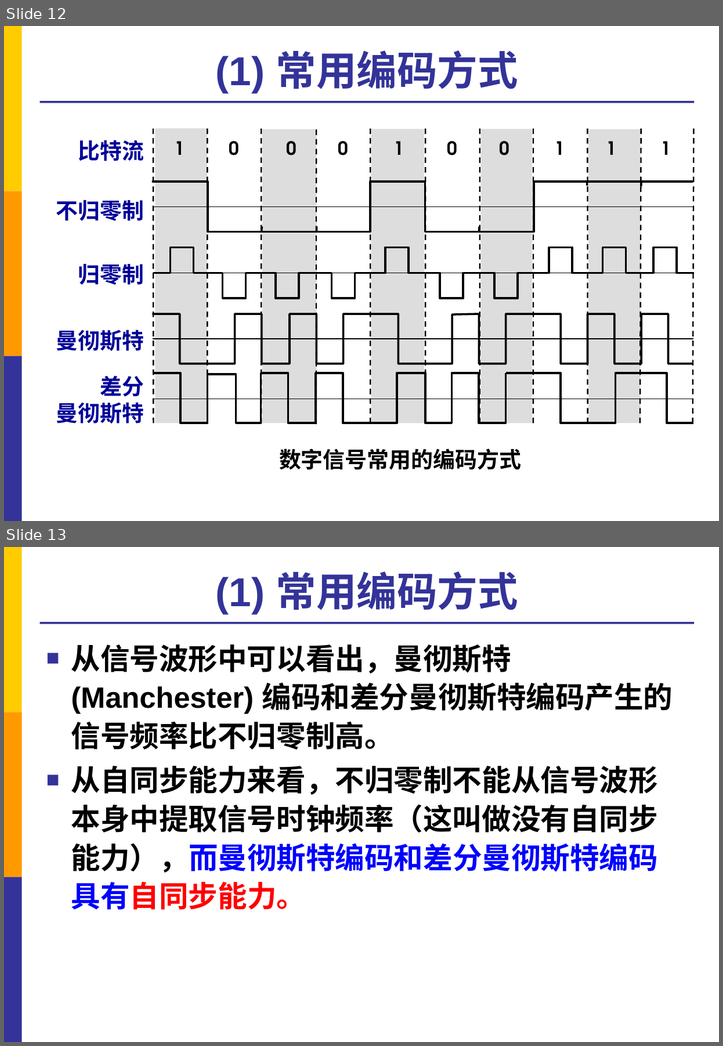
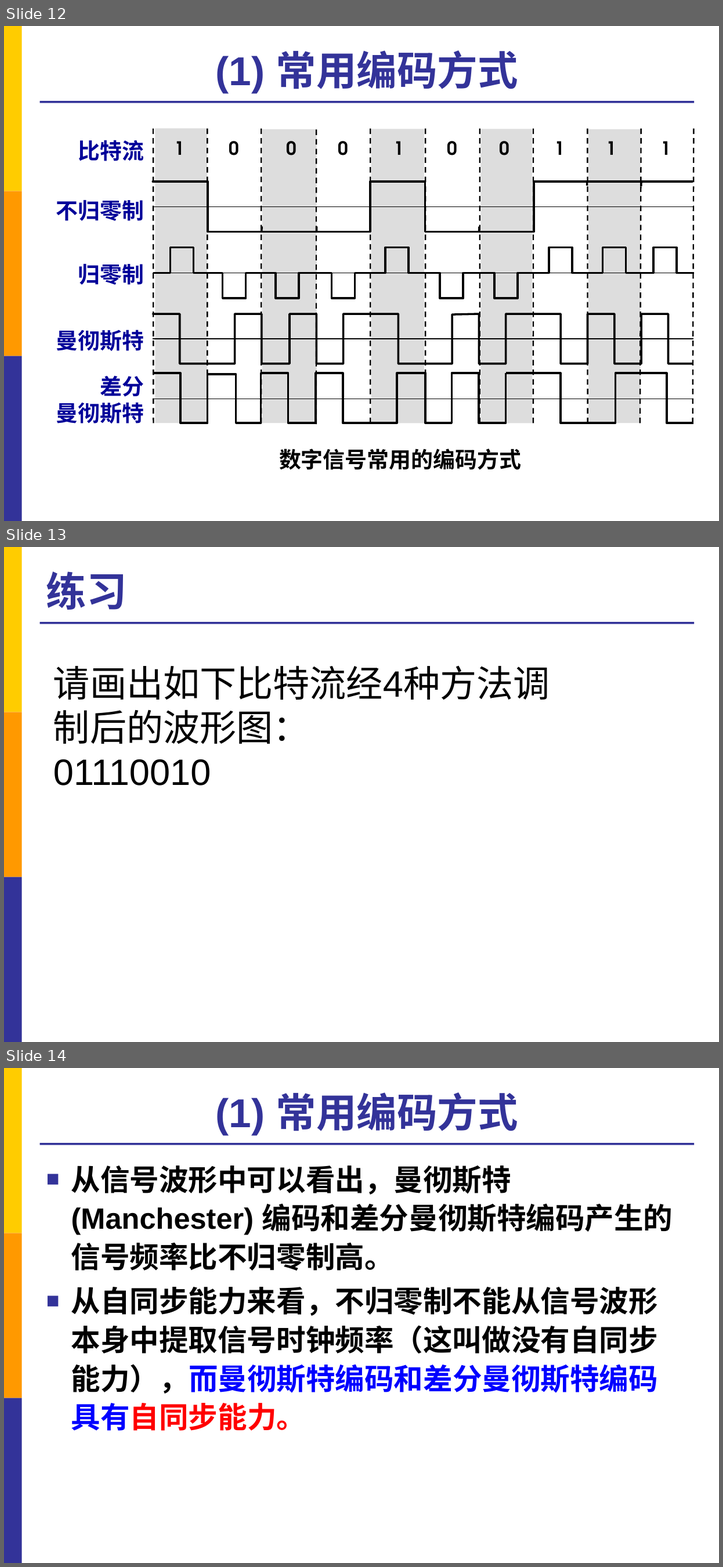
Before and after one commit to DwyaneVettle/Linux, a slide deck: 计算机网络基础/计算机网络课件-第2章 物理层.pptx. Shown one above the other, each under a label of ours: slides 12 and 13 before the commit, slides 12, 13 and 14 after it. The pictures are 723x1046 and 723x1567 pixels, drawn with LibreOffice and Linux fonts; fonts in the diff are those of the drawing; background and template pictures are left out. Boxes give left, top, right and bottom in pixels: in the first picture for what was removed or moved away, otherwise in the second. Text is boxed around its words. In the diff, an @@ line names an element or a change of style, - is before the commit and + after.

```diff
--- a/计算机网络基础/计算机网络课件-第2章 物理层.pptx
+++ b/计算机网络基础/计算机网络课件-第2章 物理层.pptx
@@ slide 13 added at (4, 547, 719, 1042), background #FFFFFF; not listed: 4 template elements that a slide beside it also shows @@
@@ title added at (46, 571, 127, 610), 44 pt, text #333399, bold @@
+练习
@@ text added at (53, 665, 550, 785), 40 pt, text #000000 @@
+请画出如下比特流经4种方法调制后的波形图：
+01110010
@@ what was slide 13 is now slide 14 @@
```
Also in this commit, not shown: 3 other files.
